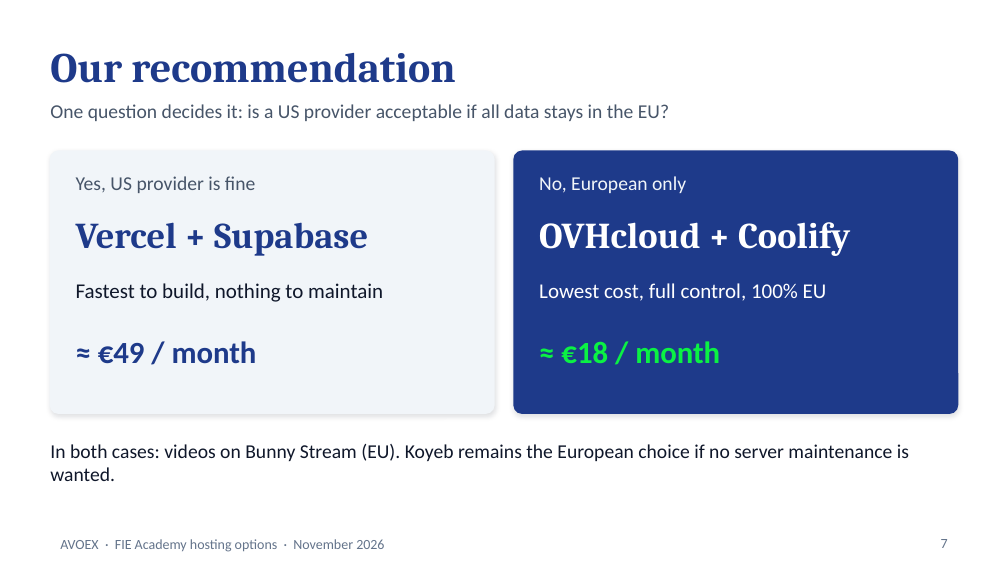
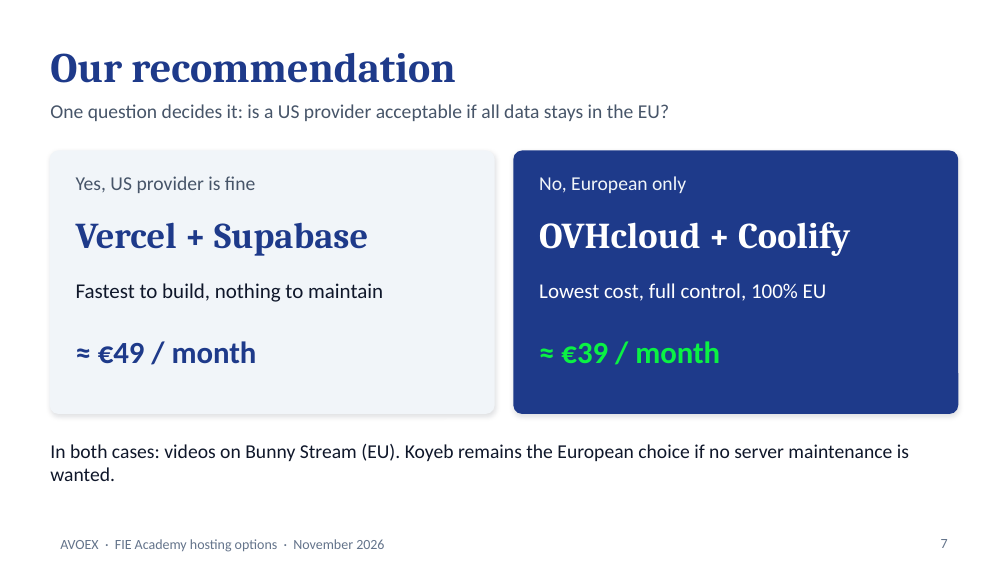
Before and after one commit to Angelvalkov2003/fie-academy, a slide deck: slide 7 of FIE_Academy_Hosting_Options.pptx. Drawn at 1008x567 pixels with LibreOffice and Linux fonts; fonts in the diff are those of the drawing. Boxes give left, top, right and bottom in pixels: in the first picture for what was removed or moved away, otherwise in the second. Text is boxed around its words. In the diff, an @@ line names an element or a change of style, - is before the commit and + after.

```diff
--- a/FIE_Academy_Hosting_Options.pptx
+++ b/FIE_Academy_Hosting_Options.pptx
@@ text at (561,341,720,363): text changed @@
-≈ €18 / month
+≈ €39 / month
```
Also in this commit, not shown: 3 other slides changed, 1 other file.
